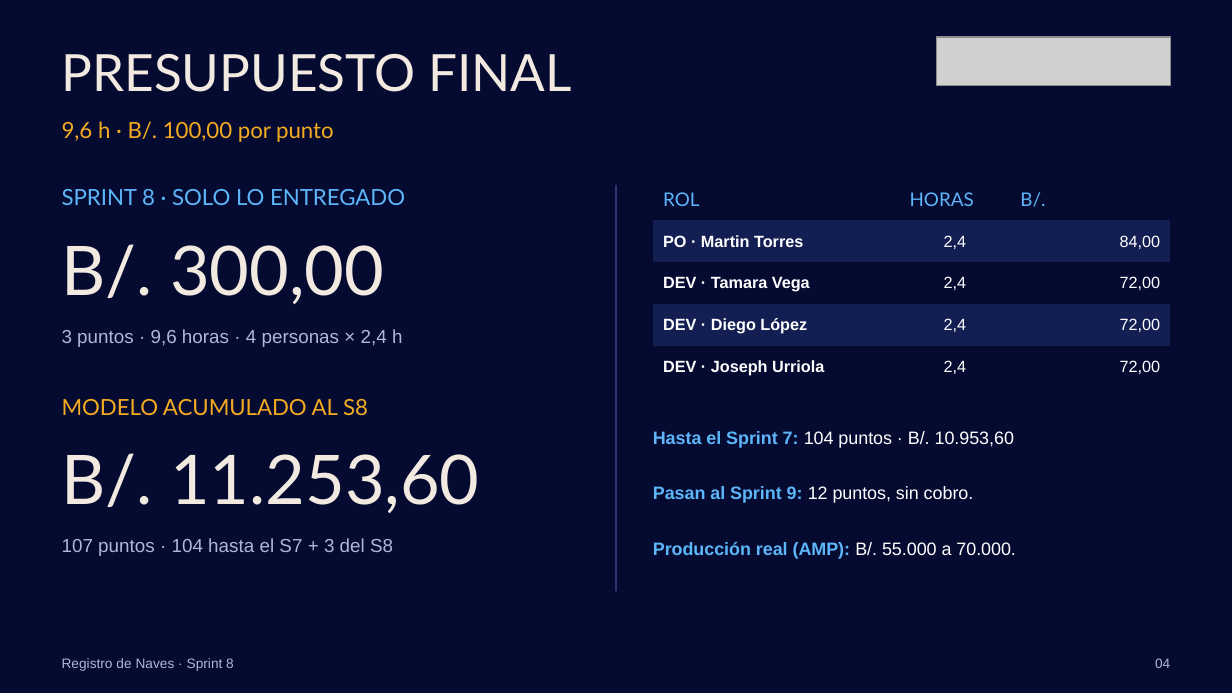
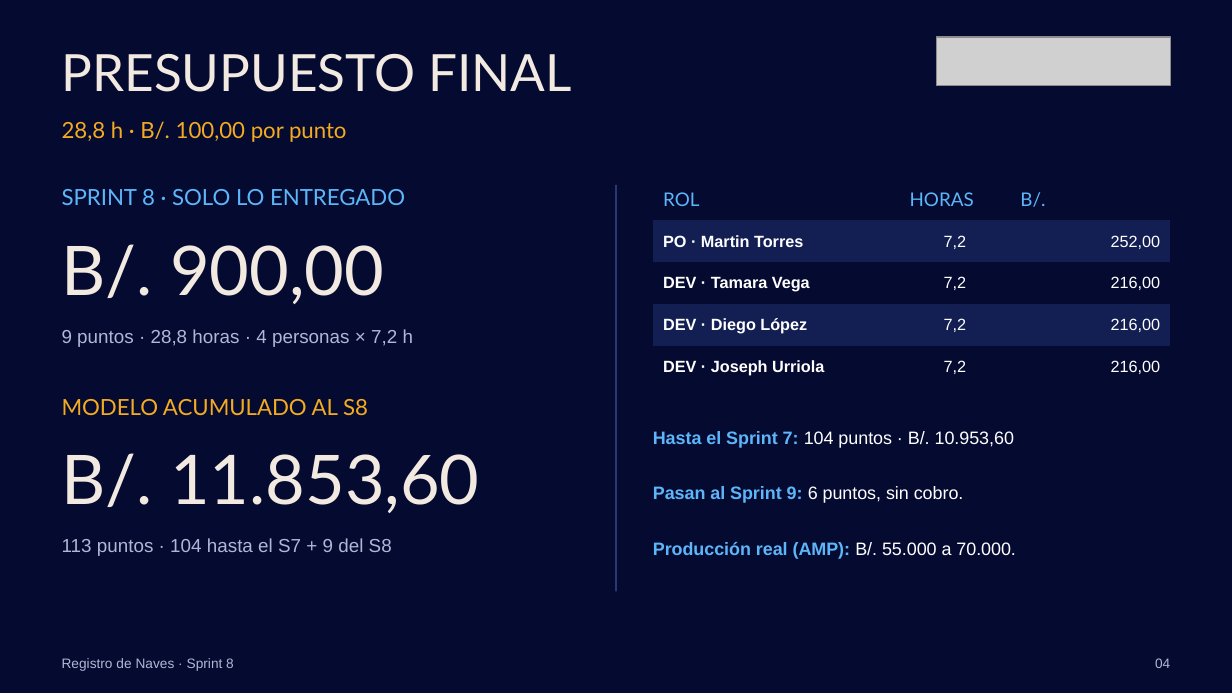
Before and after one commit to torres-martin/registro-maritimo-digital, a slide deck: slide 4 of docs/Sprint8-RegistroNaves.pptx. Drawn at 1232x693 pixels with LibreOffice and Linux fonts; fonts in the diff are those of the drawing; grey boxes stand for pictures. Boxes give left, top, right and bottom in pixels: in the first picture for what was removed or moved away, otherwise in the second. Text is boxed around its words. In the diff, an @@ line names an element or a change of style, - is before the commit and + after.

```diff
--- a/docs/Sprint8-RegistroNaves.pptx
+++ b/docs/Sprint8-RegistroNaves.pptx
@@ text at [62, 121, 347, 142]: text changed @@
-9,6 h · B/. 100,00 por punto
+28,8 h · B/. 100,00 por punto
@@ table at [653, 179, 1170, 388] @@
-row 2, column 2: 2,4
+row 2, column 2: 7,2
-row 2, column 3: 84,00
+row 2, column 3: 252,00
-row 3, column 2: 2,4
+row 3, column 2: 7,2
-row 3, column 3: 72,00
+row 3, column 3: 216,00
-row 4, column 2: 2,4
+row 4, column 2: 7,2
-row 4, column 3: 72,00
+row 4, column 3: 216,00
-row 5, column 2: 2,4
+row 5, column 2: 7,2
-row 5, column 3: 72,00
+row 5, column 3: 216,00
@@ text at [62, 244, 384, 304]: text changed @@
-B/. 300,00
+B/. 900,00
@@ text at [62, 329, 413, 347]: text changed @@
-3 puntos · 9,6 horas · 4 personas × 2,4 h
+9 puntos · 28,8 horas · 4 personas × 7,2 h
@@ text at [62, 453, 479, 513]: text changed @@
-B/. 11.253,60
+B/. 11.853,60
@@ text at [653, 486, 964, 503]: text changed @@
-Pasan al Sprint 9: 12 puntos, sin cobro.
+Pasan al Sprint 9: 6 puntos, sin cobro.
@@ text at [62, 538, 392, 556]: text changed @@
-107 puntos · 104 hasta el S7 + 3 del S8
+113 puntos · 104 hasta el S7 + 9 del S8
```
Also in this commit, not shown: 4 other slides changed, 2 other files.
